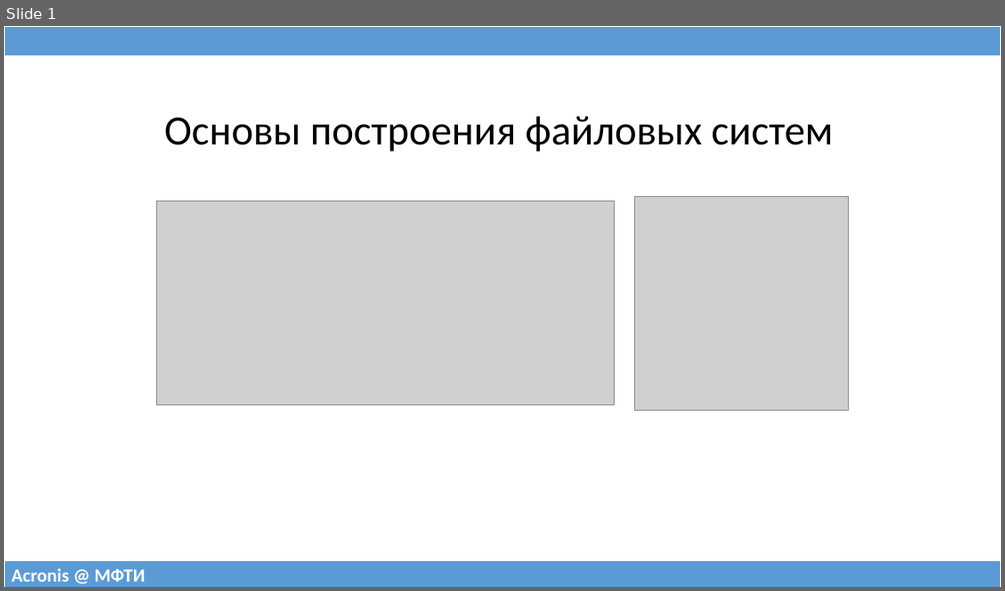
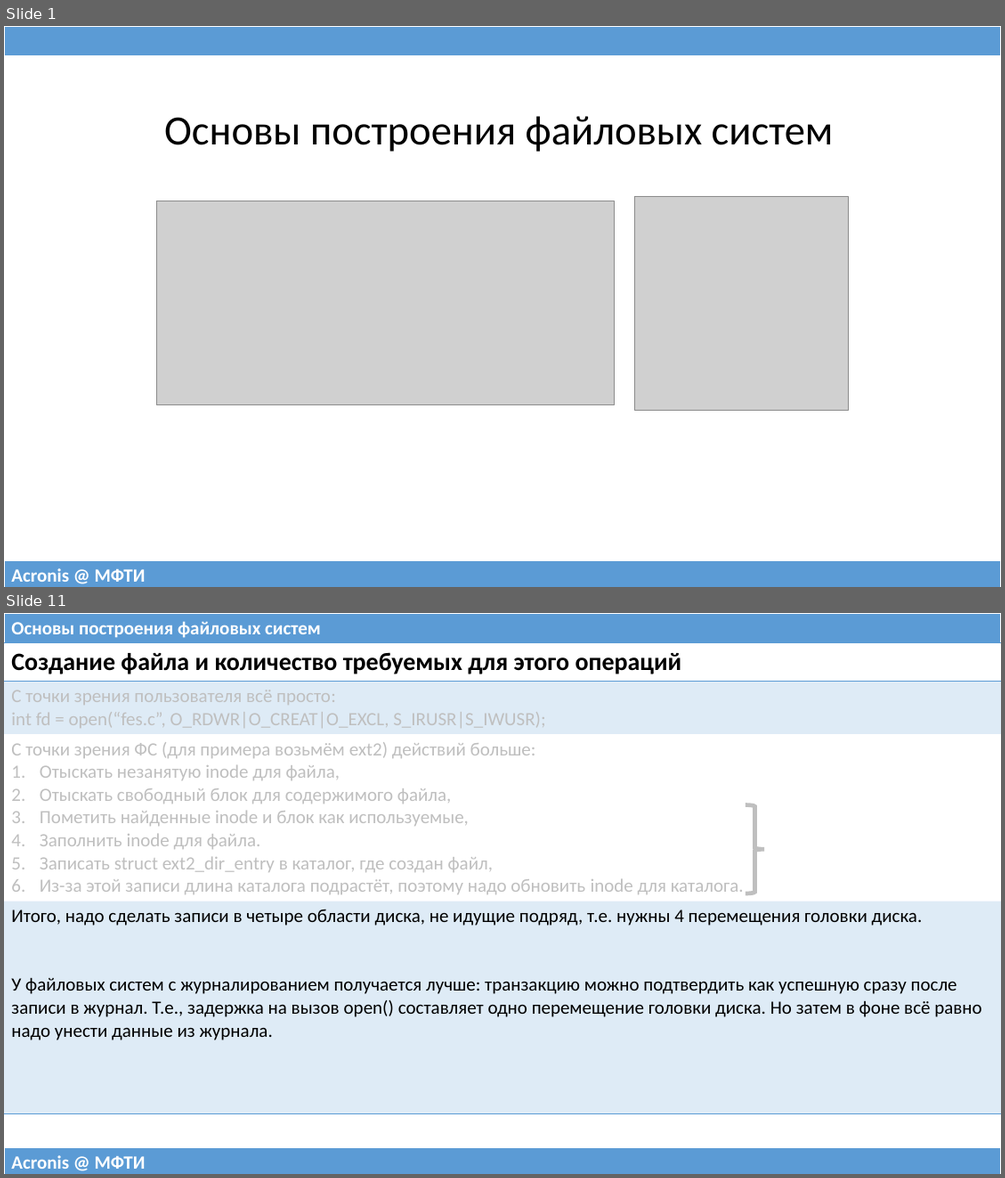
Before and after one commit to 75cc8545e7b021ed280ed0ef99fc7fc4/filesystems-101, a slide deck: talks/src/class08.pptx. Shown one above the other, each under a label of ours: slide 1 before the commit, slides 1 and 11 after it; the slides between them are not shown. The pictures are 1005x591 and 1005x1178 pixels, drawn with LibreOffice and Linux fonts; fonts in the diff are those of the drawing; grey boxes stand for pictures. Boxes give left, top, right and bottom in pixels: in the first picture for what was removed or moved away, otherwise in the second. Text is boxed around its words. In the diff, an @@ line names an element or a change of style, - is before the commit and + after.

Commit message:
Added class08 (log-structured file system).

```diff
--- a/talks/src/class08.pptx
+++ b/talks/src/class08.pptx
@@ slide 11 added at (x1=4, y1=613, x2=1001, y2=1174), background #FFFFFF @@
@@ table added at (x1=4, y1=613, x2=1001, y2=643), 1 rows, 1 columns @@
+Основы построения файловых систем
@@ table added at (x1=4, y1=643, x2=1001, y2=1107), 4 rows, 1 columns @@
+Создание файла и количество требуемых для этого операций
+С точки зрения пользователя всё просто: / int fd = open(“fes.c”, O_RDWR|O_CREAT|O_EXCL, S_IRUSR|S_IWUSR);
+С точки зрения ФС (для примера возьмём ext2) действий больше: / Отыскать незанятую inode для файла, / Отыскать свободный блок для содержимого файла, / Пометить найденные inode и блок как используемые, / Заполнить inode для файла. / Записать struct ext2_dir_entry в каталог, где создан файл, / Из-за этой записи длина каталога подрастёт, поэтому надо обновить inode для каталога.
+Итого, надо сделать записи в четыре области диска, не идущие подряд, т.е. нужны 4 перемещения головки диска. / У файловых систем с журналированием получается лучше: транзакцию можно подтвердить как успешную сразу после записи в журнал. Т.е., задержка на вызов open() составляет одно перемещение головки диска. Но затем в фоне всё равно надо унести данные из журнала.
@@ right brace added at (x1=745, y1=805, x2=764, y2=893), outline #BFBFBF 4 pt @@
@@ table added at (x1=4, y1=1147, x2=1001, y2=1174), 1 rows, 1 columns @@
+Acronis @ МФТИ
```
Also in this commit, not shown: 1 slide changed, 28 other slides added, 24 slides removed, 1 other file.
